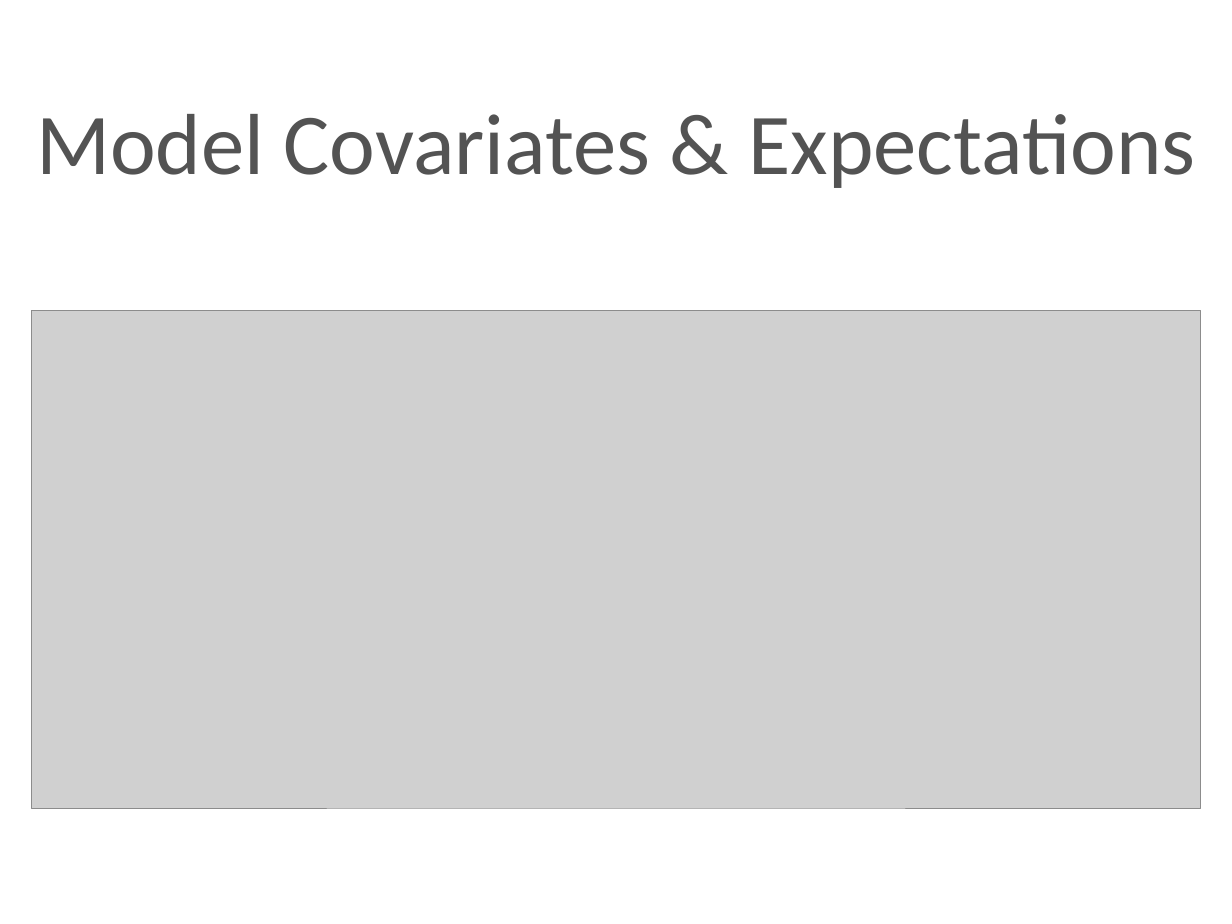
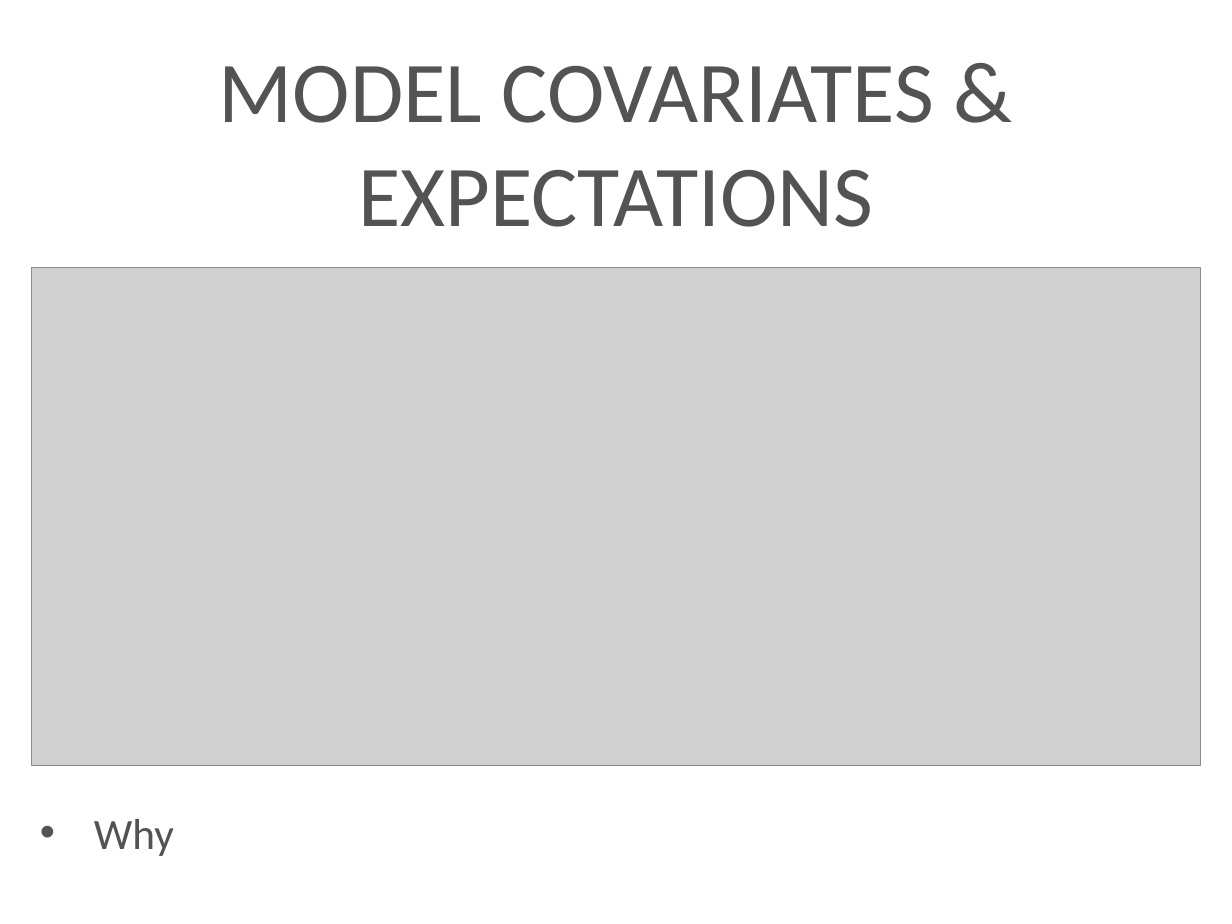
Before and after one commit to azarbakht/prelim_slides, a slide deck: slide 17 of Prelim_Slides_Amir.ppt (slide 20 before the commit). Drawn at 1232x924 pixels with LibreOffice and Linux fonts; fonts in the diff are those of the drawing; grey boxes stand for pictures; background and template pictures are left out. Boxes give left, top, right and bottom in pixels: in the first picture for what was removed or moved away, otherwise in the second. Text is boxed around its words. In the diff, an @@ line names an element or a change of style, - is before the commit and + after.

```diff
--- a/Prelim_Slides_Amir.ppt
+++ b/Prelim_Slides_Amir.ppt
@@ title at (219, 66, 934, 227): text changed @@
-Model Covariates & Expectations
+MODEL COVARIATES & EXPECTATIONS
@@ picture: place and size @@
-picture at (31, 310, 1201, 807)
+picture at (31, 268, 1201, 765)
@@ text added at (94, 819, 174, 856), 36 pt, text #535353 @@
+• Why
```
Also in this commit, not shown: 13 other slides changed, 4 slides added, 3 slides removed, 1 other file.
